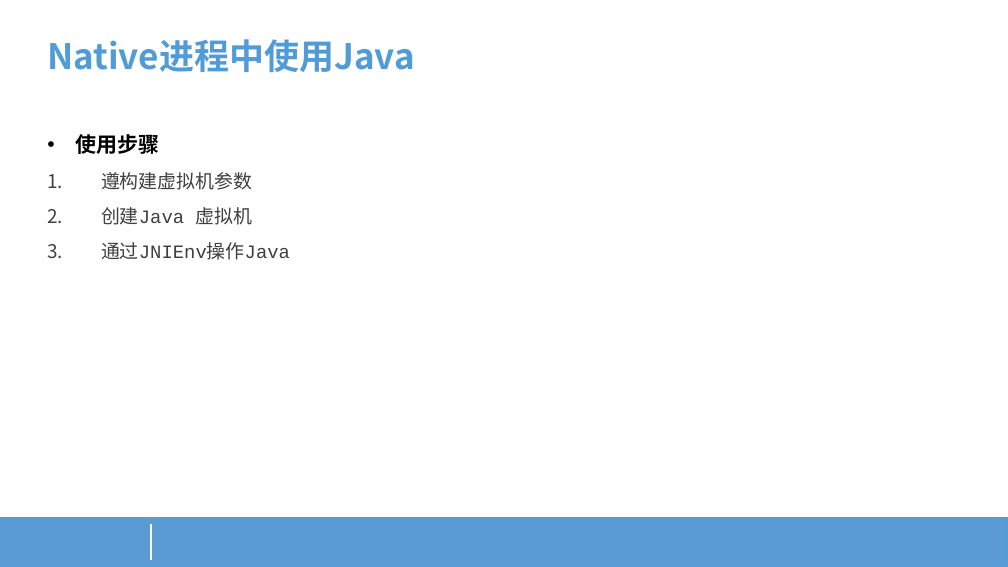
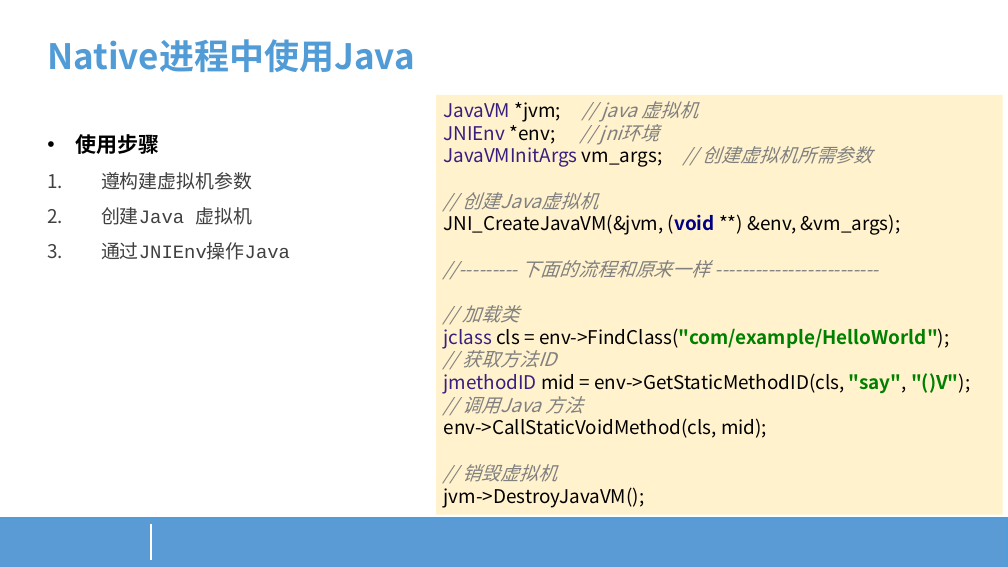
Before and after one commit to gaozhuo/jni-share, a slide deck: slide 13 of Java JNI-通往Native的世界/JNI-通往Native世界的桥梁.pptx. Drawn at 1008x567 pixels with LibreOffice and Linux fonts; fonts in the diff are those of the drawing; background and template pictures are left out. Boxes give left, top, right and bottom in pixels: in the first picture for what was removed or moved away, otherwise in the second. Text is boxed around its words. In the diff, an @@ line names an element or a change of style, - is before the commit and + after.

```diff
--- a/Java JNI-通往Native的世界/JNI-通往Native世界的桥梁.pptx
+++ b/Java JNI-通往Native的世界/JNI-通往Native世界的桥梁.pptx
@@ rectangle added at bbox=[436, 95, 1003, 514], fill #FFF2CC, 18 pt, text #000000 @@
+JavaVM *jvm; // java 虚拟机
+JNIEnv *env; // jni环境
+JavaVMInitArgs vm_args; // 创建虚拟机所需参数
+// 创建Java虚拟机
+JNI_CreateJavaVM(&jvm, (void **) &env, &vm_args);
+//--------- 下面的流程和原来一样 -------------------------
+// 加载类
+jclass cls = env->FindClass("com/example/HelloWorld");
+// 获取方法ID
+jmethodID mid = env->GetStaticMethodID(cls, "say", "()V");
+// 调用Java 方法
+env->CallStaticVoidMethod(cls, mid);
+// 销毁虚拟机
+jvm->DestroyJavaVM();
```
Also in this commit, not shown: 35 other files.
